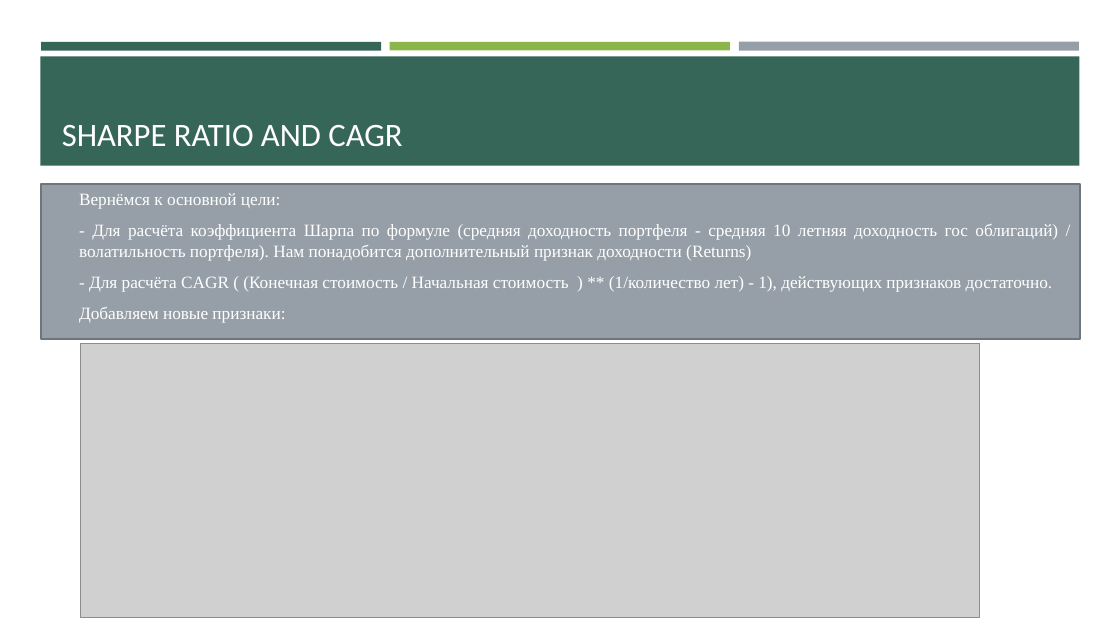
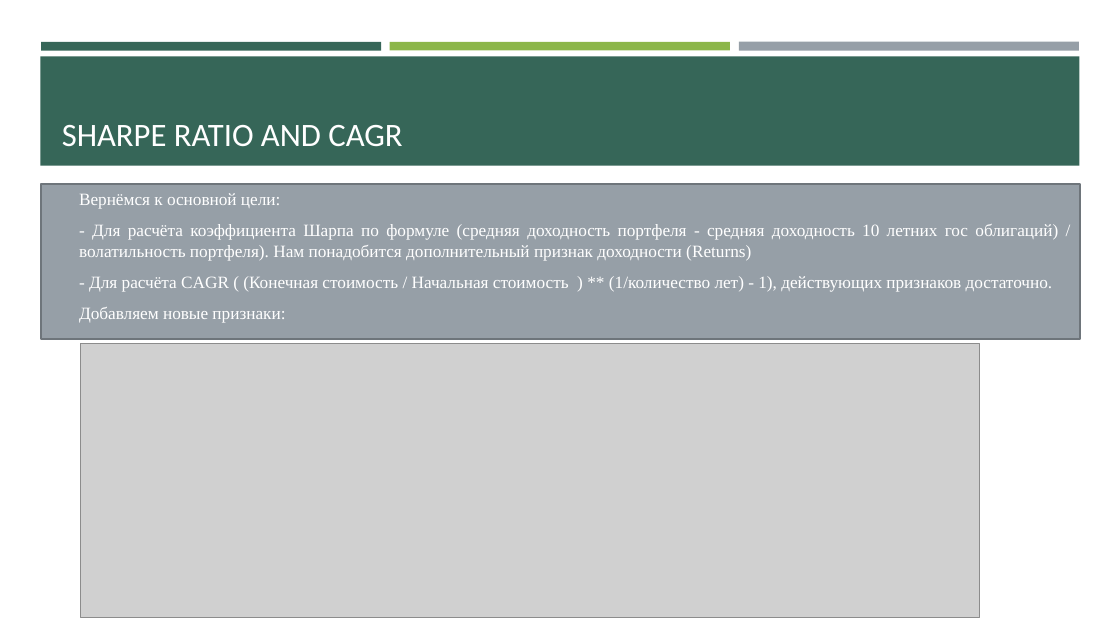
Before and after one commit to Den-is-me/test_ff, a slide deck: slide 5 of Торговля фондом VFINX.pptx. Drawn at 1120x630 pixels with LibreOffice and Linux fonts; fonts in the diff are those of the drawing; grey boxes stand for pictures. Boxes give left, top, right and bottom in pixels: in the first picture for what was removed or moved away, otherwise in the second. Text is boxed around its words. In the diff, an @@ line names an element or a change of style, - is before the commit and + after.

```diff
--- a/Торговля фондом VFINX.pptx
+++ b/Торговля фондом VFINX.pptx
@@ text at (79,224,1058,261): text changed @@
-  - Для расчёта коэффициента Шарпа по формуле (средняя доходность портфеля - средняя 10 летняя доходность гос облигаций) / волатильность портфеля). Нам понадобится дополнительный признак доходности (Returns)
+  - Для расчёта коэффициента Шарпа по формуле (средняя доходность портфеля - средняя доходность 10 летних гос облигаций) / волатильность портфеля). Нам понадобится дополнительный признак доходности (Returns)
```
Also in this commit, not shown: 3 other slides changed, 15 slides added, 2 other files.
